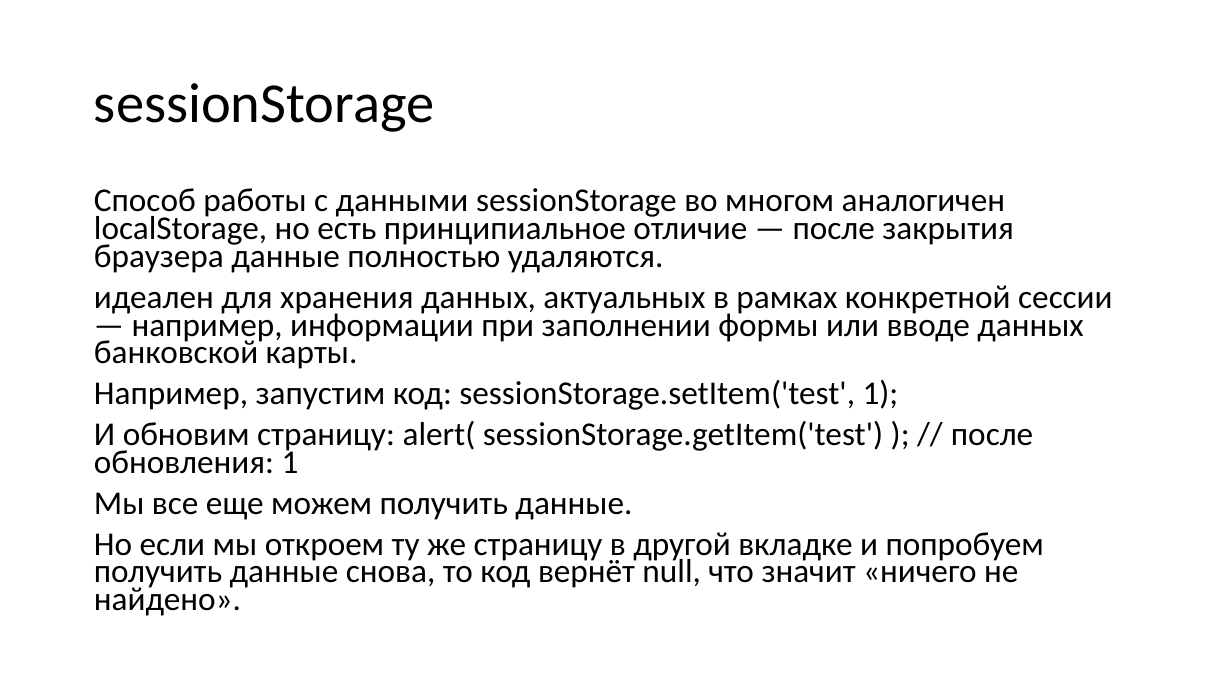
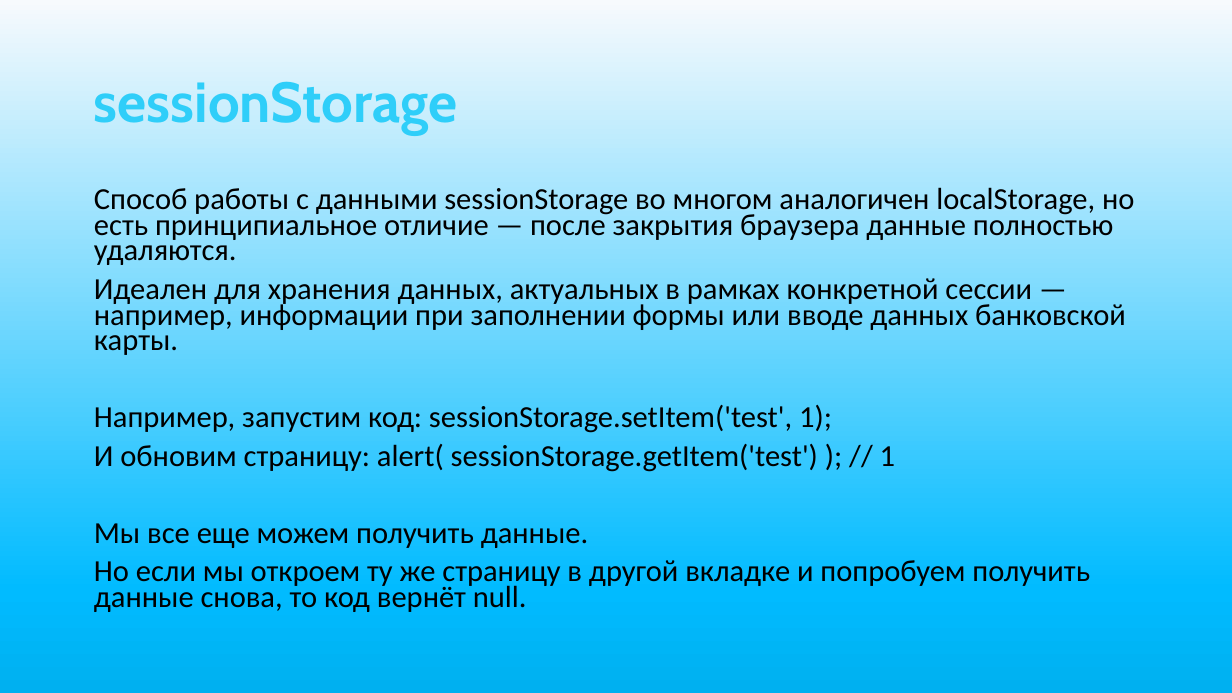
Before and after one commit to rrrrrrrrrrrrin/web-proj, a slide deck: slide 8 of web-proj.pptx. Drawn at 1232x693 pixels with LibreOffice and Linux fonts; fonts in the diff are those of the drawing. Boxes give left, top, right and bottom in pixels: in the first picture for what was removed or moved away, otherwise in the second. Text is boxed around its words. In the diff, an @@ line names an element or a change of style, - is before the commit and + after.

```diff
--- a/web-proj.pptx
+++ b/web-proj.pptx
@@ background #FFFFFF to gradient #F7FAFD to #01BBFF to #00B0F0 @@
@@ title "sessionStorage" at bbox=[94, 82, 458, 135]: font Calibri to Cabin, text colour #000000 to #2FCEF9, letter outline none to #7030A0 1.75 pt, bold on @@
@@ text at bbox=[94, 187, 1134, 548]: size 25.9 to 23.8 pt in "Способ работы с данными sessionStorage во многом ...", "Например, запустим код: sessionStorage.setItem('test', 1);", "Мы все еще можем получить данные." @@
@@ text at bbox=[94, 278, 1126, 355]: text changed; size 25.9 to 23.8 pt @@
-идеален для хранения данных, актуальных в рамках конкретной сессии — например, информации при заполнении формы или вводе данных банковской карты.
+Идеален для хранения данных, актуальных в рамках конкретной сессии — например, информации при заполнении формы или вводе данных банковской карты.
@@ text at bbox=[94, 444, 895, 472]: text changed; size 25.9 to 23.8 pt @@
-И обновим страницу: alert( sessionStorage.getItem('test') ); // после обновления: 1
+И обновим страницу: alert( sessionStorage.getItem('test') ); // 1
@@ text at bbox=[94, 560, 1090, 612]: text changed; size 25.9 to 23.8 pt @@
-Но если мы откроем ту же страницу в другой вкладке и попробуем получить данные снова, то код вернёт null, что значит «ничего не найдено».
+Но если мы откроем ту же страницу в другой вкладке и попробуем получить данные снова, то код вернёт null.
```
Also in this commit, not shown: 14 other slides changed, 1 other file.
